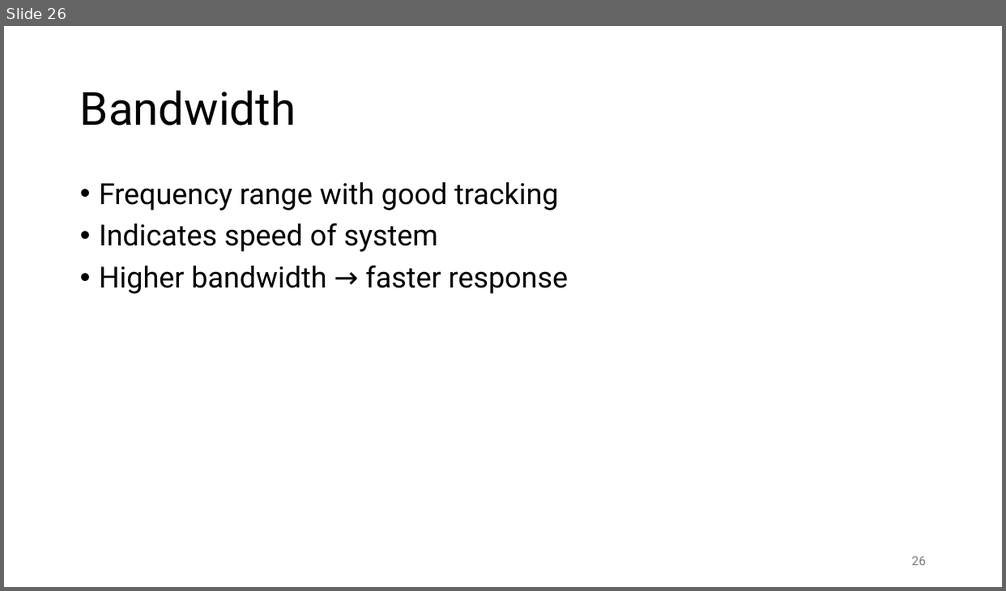
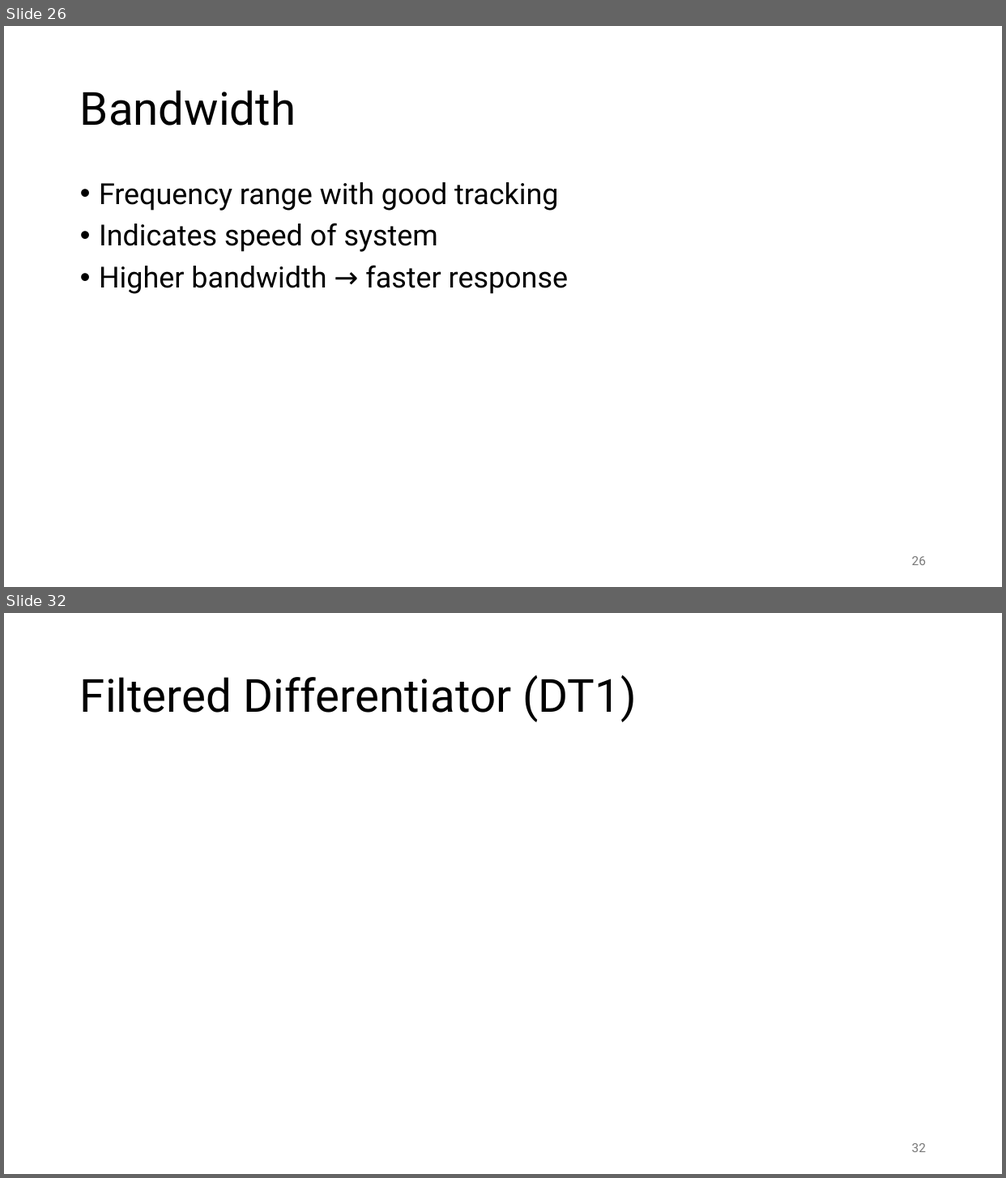
Before and after one commit to FelixWick/control_engineering, a slide deck: slides/3_Laplace.pptx. Shown one above the other, each under a label of ours: slide 26 before the commit, slides 26 and 32 after it; the slides between them are not shown. The pictures are 1006x591 and 1006x1178 pixels, drawn with LibreOffice and Linux fonts; fonts in the diff are those of the drawing. Boxes give left, top, right and bottom in pixels: in the first picture for what was removed or moved away, otherwise in the second. Text is boxed around its words. In the diff, an @@ line names an element or a change of style, - is before the commit and + after.

```diff
--- a/slides/3_Laplace.pptx
+++ b/slides/3_Laplace.pptx
@@ slide 32 added at <box>4,613,1002,1174</box>, background #FFFFFF @@
@@ title added at <box>80,675,637,722</box>, 44 pt, text #000000 @@
+Filtered Differentiator (DT1)
@@ page number added at <box>912,1144,926,1152</box>, 12 pt, text #797979 @@
+32
```
Also in this commit, not shown: 5 slides changed, 1 other slide added, 1 slide removed.
